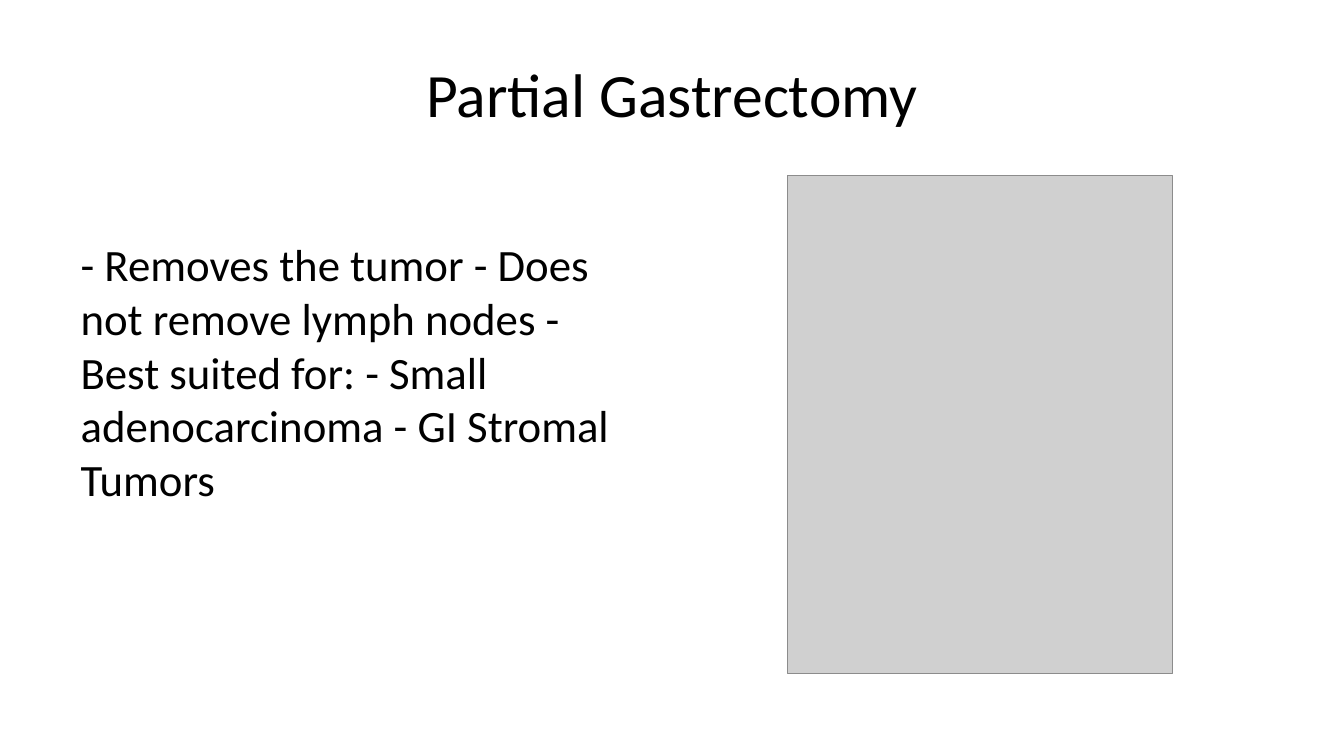
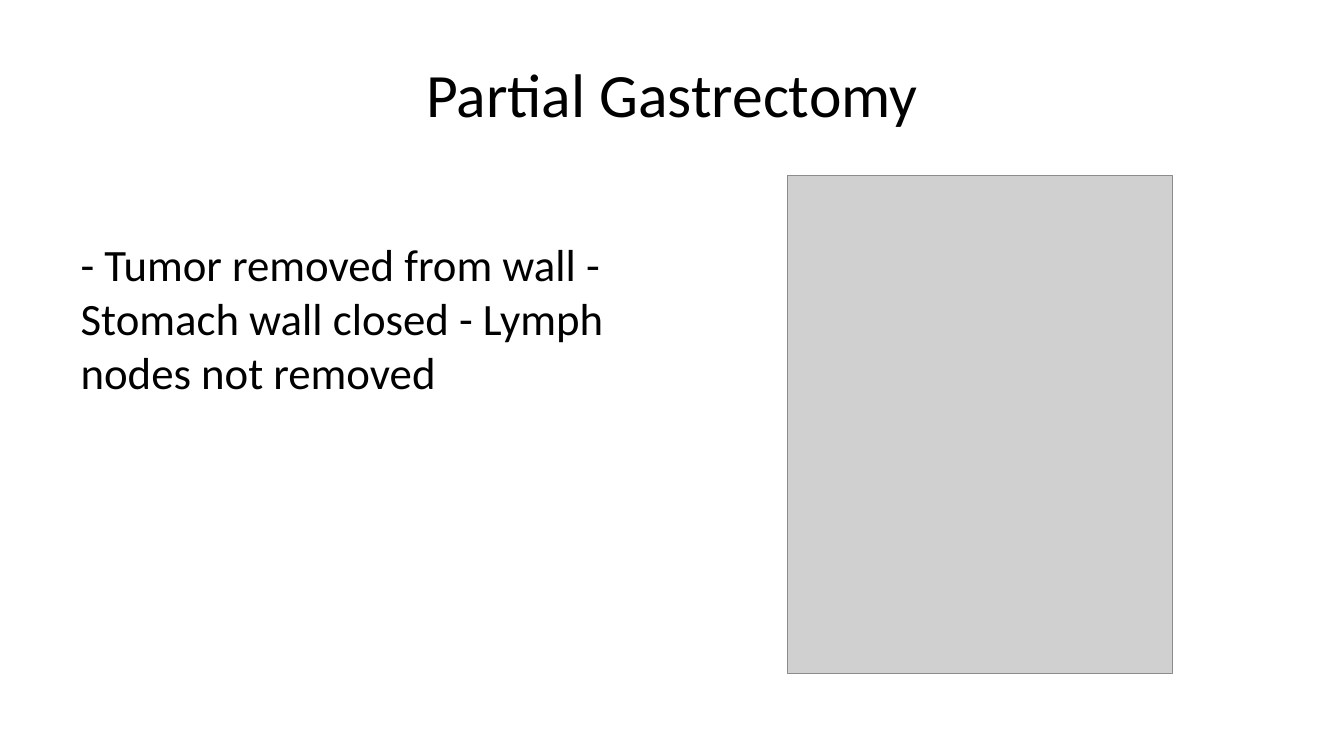
Before and after one commit to jcsalo/patient_education, a slide deck: slide 5 of lci_gist.pptx. Drawn at 1344x756 pixels with LibreOffice and Linux fonts; fonts in the diff are those of the drawing; grey boxes stand for pictures. Boxes give left, top, right and bottom in pixels: in the first picture for what was removed or moved away, otherwise in the second. Text is boxed around its words. In the diff, an @@ line names an element or a change of style, - is before the commit and + after.

```diff
--- a/lci_gist.pptx
+++ b/lci_gist.pptx
@@ text at (x1=81, y1=250, x2=603, y2=390): text changed @@
-- Removes the tumor - Does not remove lymph nodes - Best suited for: - Small adenocarcinoma - GI Stromal Tumors
+- Tumor removed from wall - Stomach wall closed - Lymph nodes not removed
```
Also in this commit, not shown: 5 other slides changed, 3 slides added, 3 slides removed, 50 other files.
